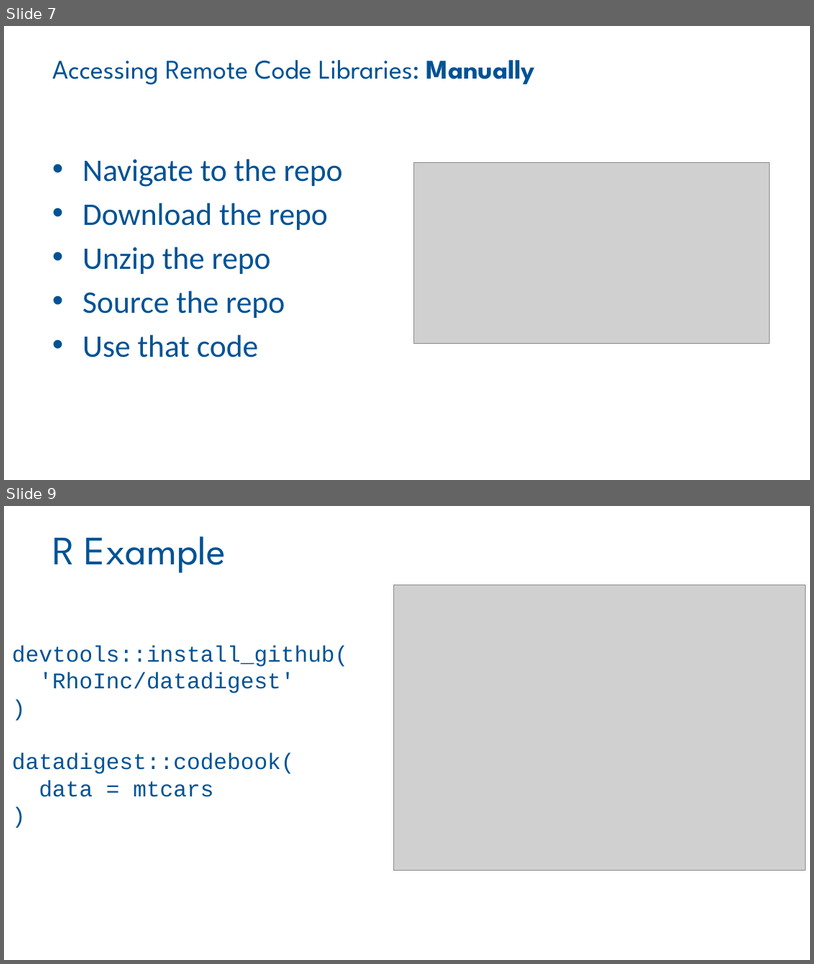
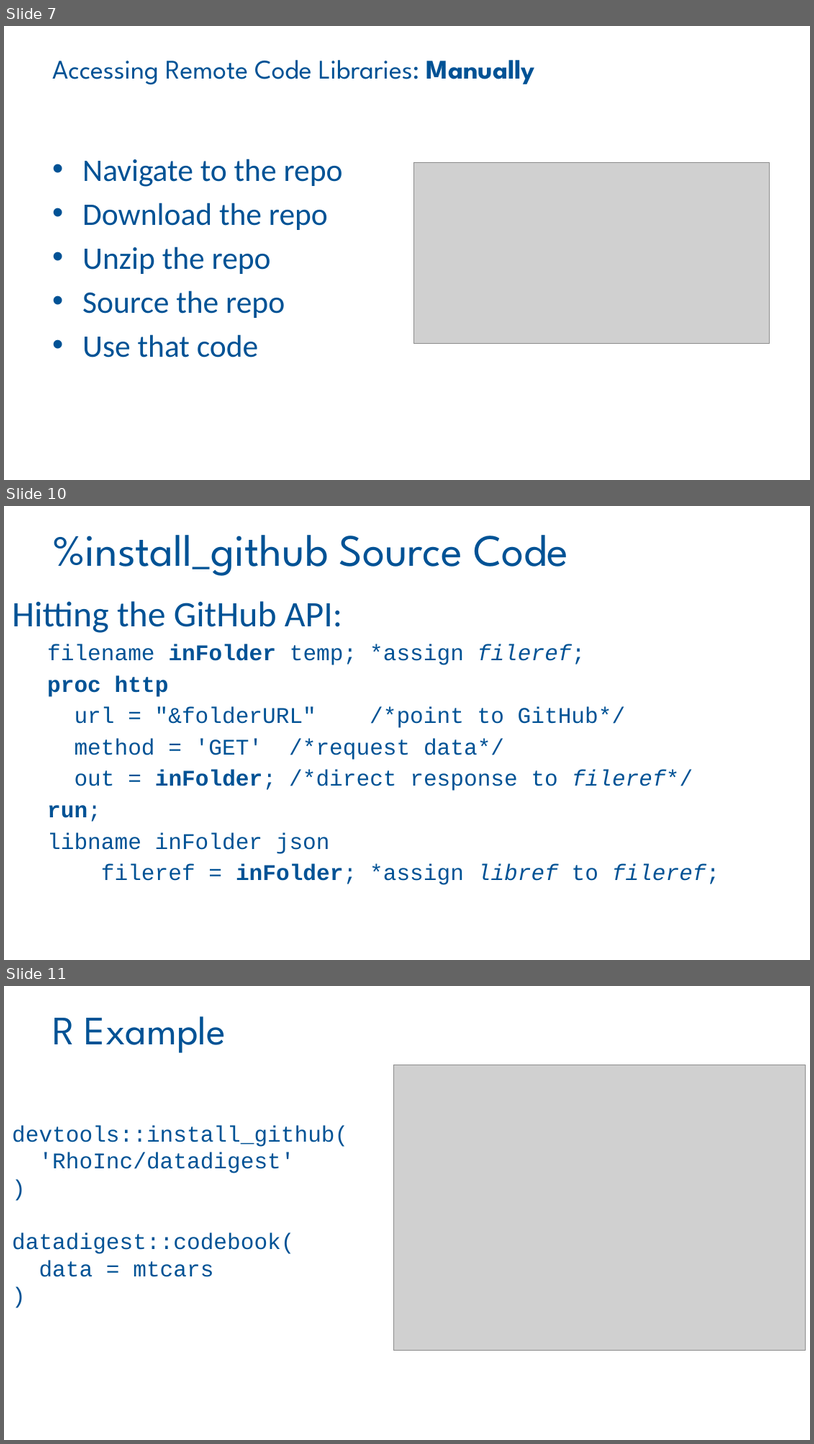
Before and after one commit to RhoInc/sas-install-github, a slide deck: docs/CT06.pptx. Shown one above the other, each under a label of ours: slides 7 and 9 before the commit, slides 7, 10 and 11 after it; the slides between them are not shown. The pictures are 814x964 and 814x1444 pixels, drawn with LibreOffice and Linux fonts; fonts in the diff are those of the drawing; grey boxes stand for pictures; background and template pictures are left out. Boxes give left, top, right and bottom in pixels: in the first picture for what was removed or moved away, otherwise in the second. Text is boxed around its words. In the diff, an @@ line names an element or a change of style, - is before the commit and + after.

```diff
--- a/docs/CT06.pptx
+++ b/docs/CT06.pptx
@@ slide 10 added at [4, 506, 810, 960], background #FFFFFF @@
@@ title added at [52, 535, 568, 576], 40 pt, text #005295 @@
+%install_github Source Code
@@ text added at [12, 601, 720, 885], 20 pt, text #005295 @@
+Hitting the GitHub API:
+  filename inFolder temp; *assign fileref;
+  proc http
+  url = "&folderURL" /*point to GitHub*/
+  method = 'GET' /*request data*/
+  out = inFolder; /*direct response to fileref*/
+  run;
+  libname inFolder json
+  fileref = inFolder; *assign libref to fileref;
@@ what was slide 9 is now slide 11 @@
```
Also in this commit, not shown: 6 slides changed, 1 other slide added.
